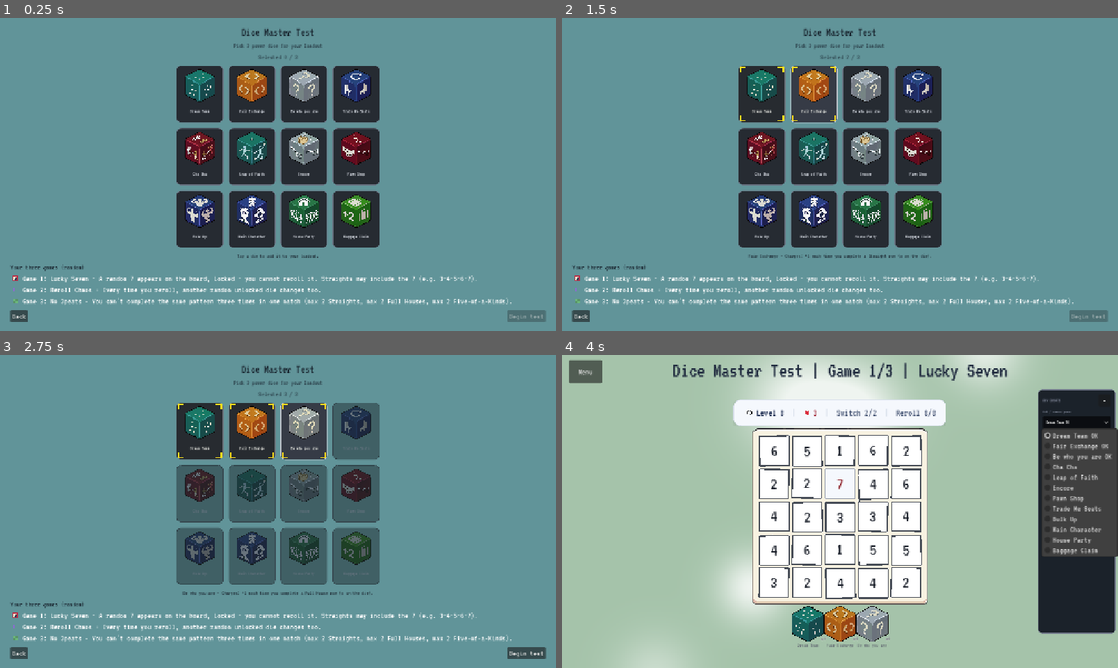
Above: before the commit, frames 1-4 (two rows, left to right).
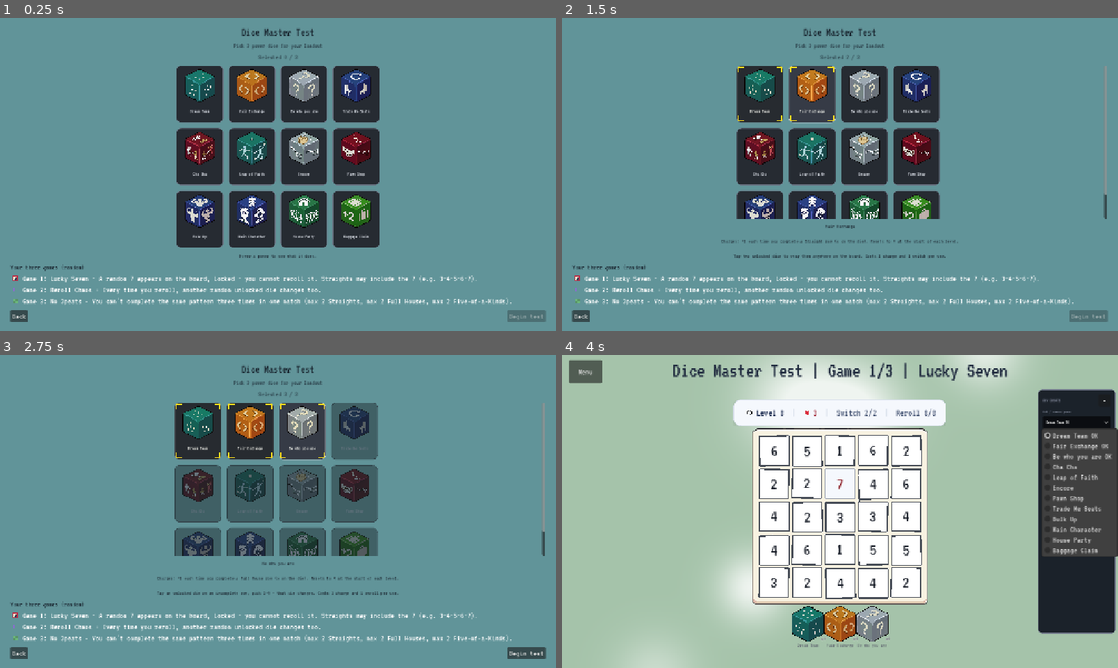
Above: after the commit, the same moments.

Repository: ming33333/Alea-Godot
Game: Godot game, scene res://scenes/tournament_pick.tscn
The game is run twice, just before and just after one commit, with the same random seed, the same clock (stepped at 60 frames per second) and the same inputs. This scene is started directly instead of the project's main scene. Sound files missing from this copy of the repository are replaced by a short silence.
Inputs (mouse positions are in pixels of both pictures, inside the frame that each line leads up to):
- Up to frame 1 (0.25 s): no input
- Up to frame 2 (1.5 s): click (762, 93) at 0.5 s; click (812, 93) at 1.27 s
- Up to frame 3 (2.75 s): click (305, 430) at 2.02 s
- Up to frame 4 (4 s): click "Begin test" at 2.75 s; click "Dream Team OK" at 3.5 s

The runs differ from the first frame. In frame 1, less than 0.1% of the frame differs, in the area x 42-58%, y 75-77%; in frame 2, 7.8%, in the area x 28-98%, y 15-77%; in frame 3, 7.1%; in frame 4, nothing differs.

Commit message:
update dice decription during dice master selection

Diff:
--- a/scenes/tournament_pick.tscn
+++ b/scenes/tournament_pick.tscn
@@ -81,7 +81,7 @@
 layout_mode = 2
 theme_override_colors/font_color = Color(0.1, 0.14, 0.18, 0.92)
 theme_override_font_sizes/font_size = 13
-text = "Tap a die to add it to your loadout."
+text = "Hover a power to see what it does."
 horizontal_alignment = 1
 autowrap_mode = 3
 
--- a/scripts/tournament_pick.gd
+++ b/scripts/tournament_pick.gd
@@ -5,7 +5,7 @@
 const CROWN_PICK_TILE: PackedScene = preload("res://scenes/crown_pick_tile.tscn")
 const GRID_COLUMNS := 4
 const CROWN_GRID_COLUMNS := 2
-const DETAIL_DEFAULT := "Tap a die to add it to your loadout."
+const DETAIL_DEFAULT := "Hover a power to see what it does."
 
 @onready var subtitle: Label = %Subtitle
 @onready var options_box: GridContainer = %OptionsBox
@@ -106,10 +106,8 @@
 
 func _on_power_tile_hovered(power_type: String) -> void:
 	var def: Dictionary = GameData.get_power_def(power_type)
-	detail_label.text = "%s — %s" % [
-		def.get("label", power_type),
-		PowerLogic.format_power_short(def),
-	]
+	var label: String = str(def.get("label", power_type))
+	detail_label.text = "%s\n\n%s" % [label, PowerLogic.format_power_detail(def)]
 
 
 func _on_power_tile_unhovered(_power_type: String) -> void:
Not shown: 1 places in scenes/crown_pick_tile.tscn that only renumber resources
Not shown, added: scripts/ui/crown_pick_tile.gd.uid
